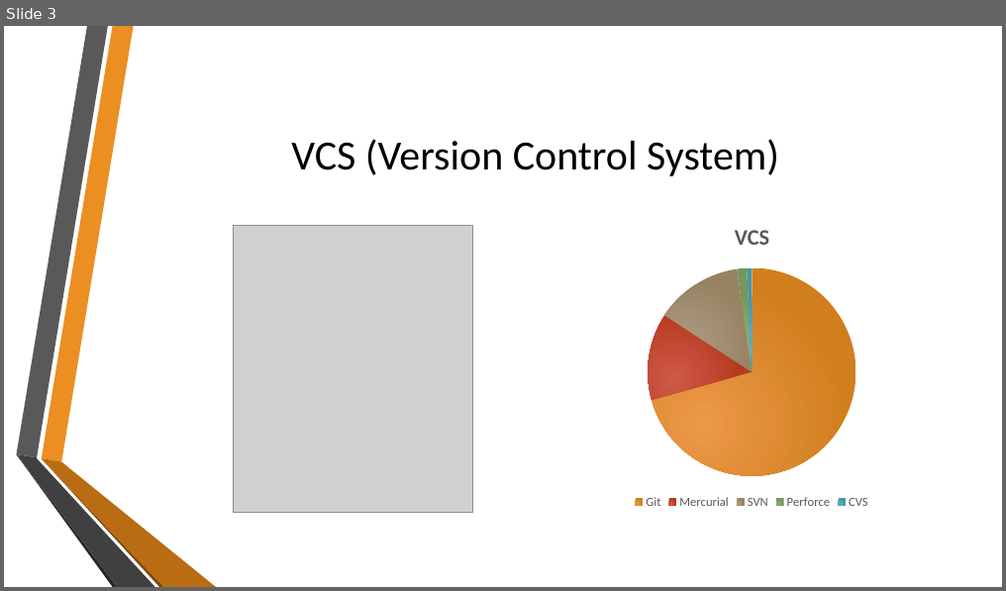
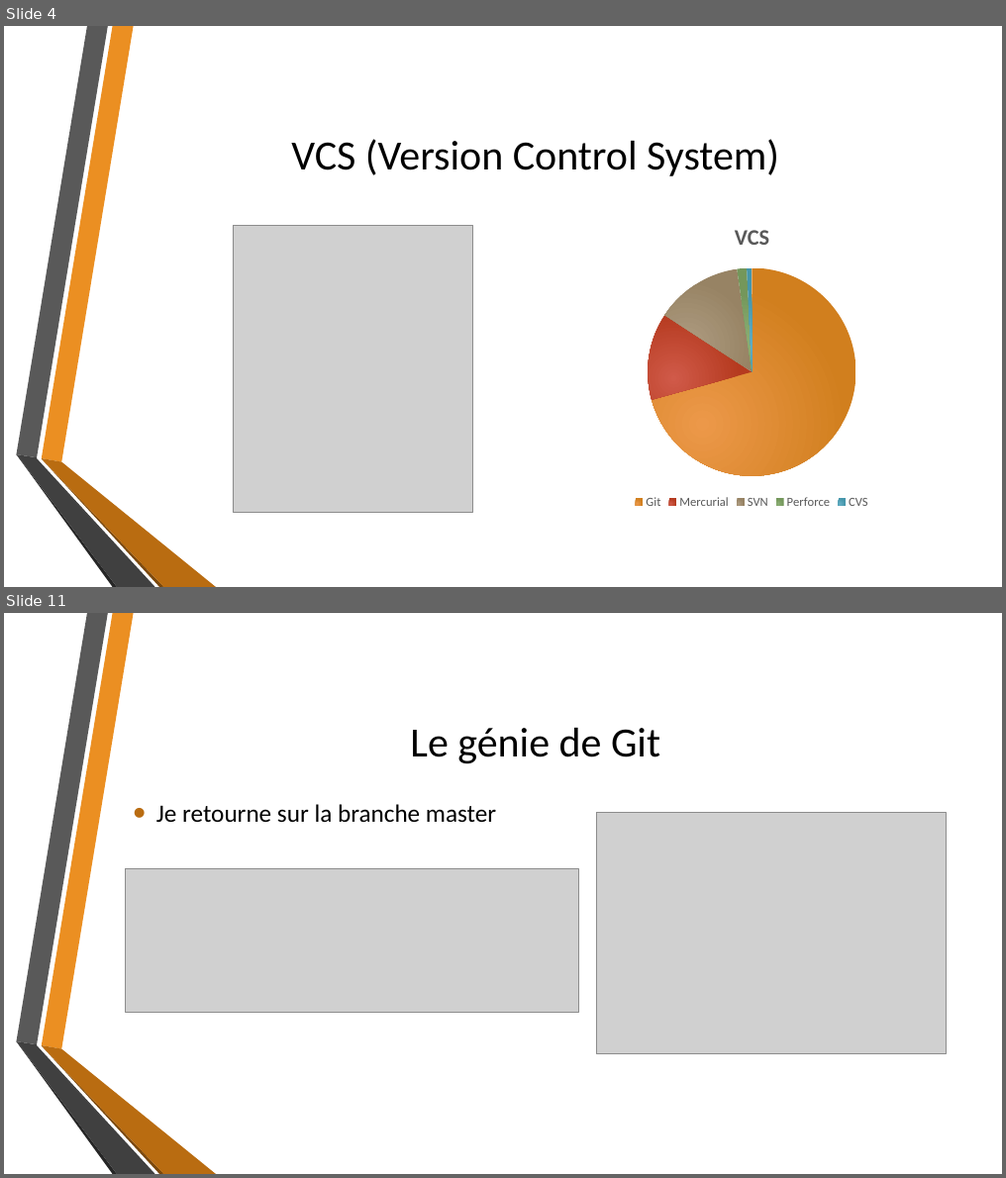
Before and after one commit to MatRenaud/Tptravailinfo, a slide deck: GitPresentation.pptx. Shown one above the other, each under a label of ours: slide 3 before the commit, slides 4 and 11 after it; the slides between them are not shown. The pictures are 1006x591 and 1006x1178 pixels, drawn with LibreOffice and Linux fonts; fonts in the diff are those of the drawing; grey boxes stand for pictures; background and template pictures are left out. Boxes give left, top, right and bottom in pixels: in the first picture for what was removed or moved away, otherwise in the second. Text is boxed around its words. In the diff, an @@ line names an element or a change of style, - is before the commit and + after.

```diff
--- a/GitPresentation.pptx
+++ b/GitPresentation.pptx
@@ slide 11 added at (4,613,1002,1174), background picture (left out); not listed: 6 template elements that a slide beside it also shows @@
@@ title added at (410,728,660,764), 40 pt, text #000000 @@
+Le génie de Git
@@ text added at (156,804,496,823), 24 pt, text #000000 @@
+• Je retourne sur la branche master
@@ picture added at (597,813,945,1055) @@
@@ picture added at (126,869,578,1013) @@
@@ what was slide 3 is now slide 4 @@
```
Also in this commit, not shown: 2 slides changed, 12 other slides added, 3 other files.
